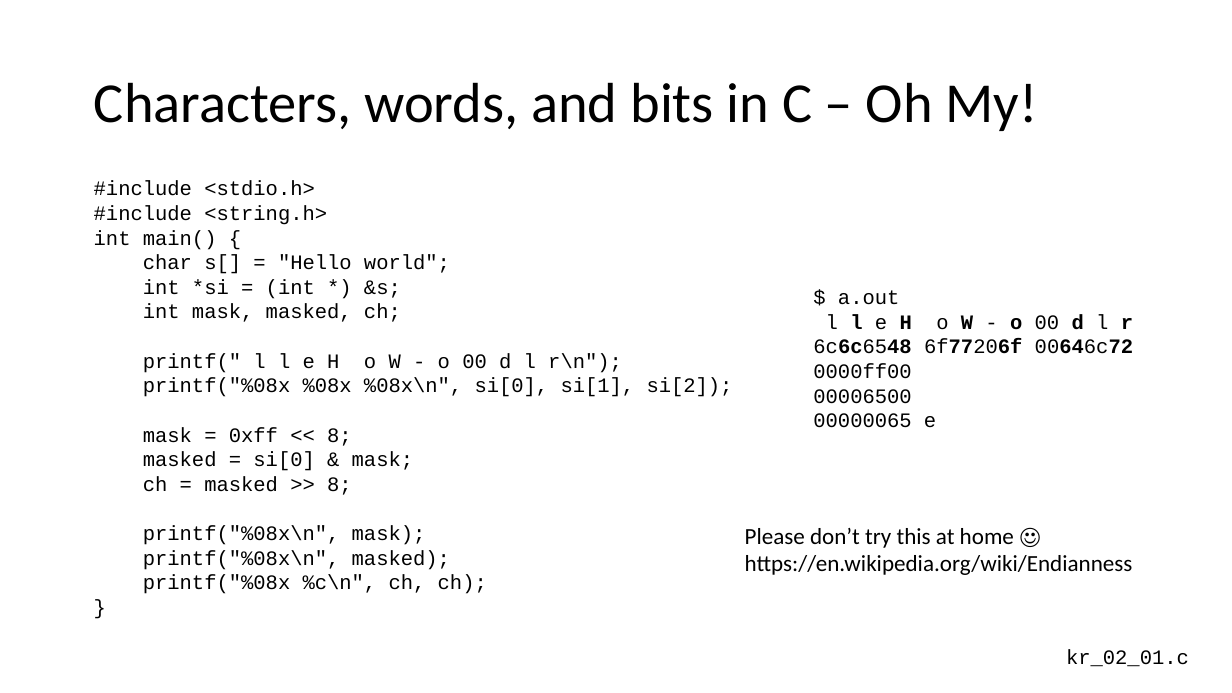
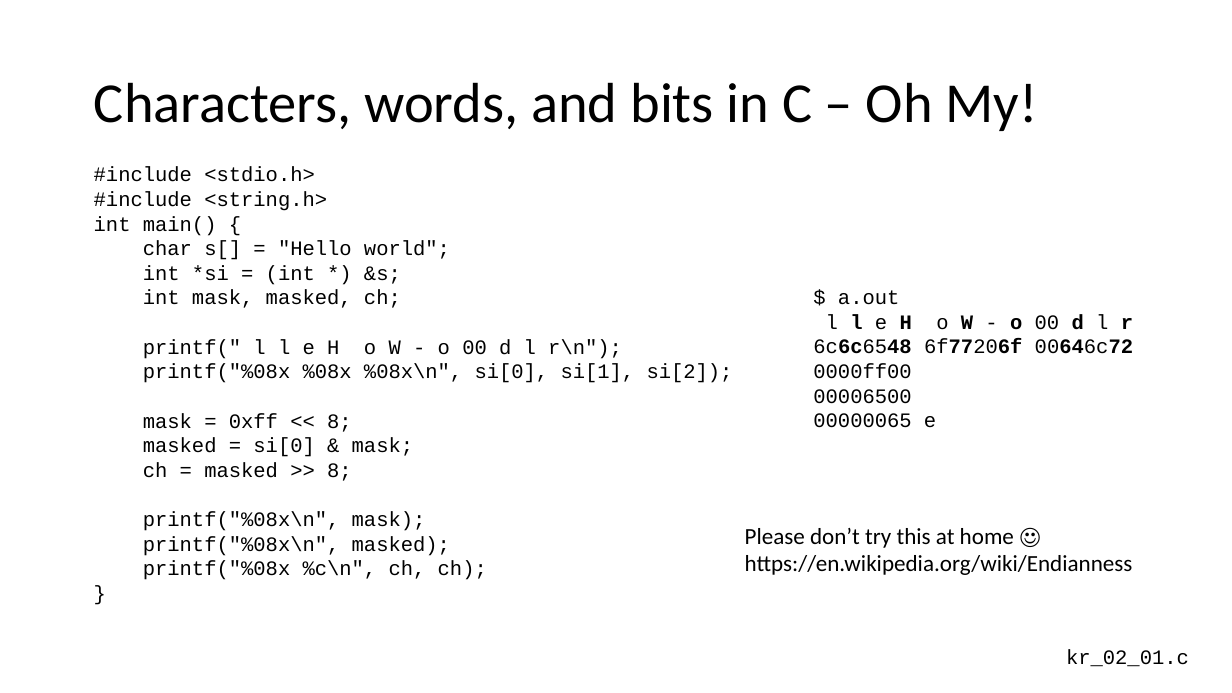
Before and after one commit to csev/cc4e, a slide deck: slide 11 of lectures/KR-2.pptx (slide 7 before the commit). Drawn at 1232x693 pixels with LibreOffice and Linux fonts; fonts in the diff are those of the drawing. Boxes give left, top, right and bottom in pixels: in the first picture for what was removed or moved away, otherwise in the second. Text is boxed around its words. In the diff, an @@ line names an element or a change of style, - is before the commit and + after.

```diff
--- a/lectures/KR-2.pptx
+++ b/lectures/KR-2.pptx
@@ text "#include <stdio.h>": place and size @@
-text "#include <stdio.h>" at [94, 181, 733, 594]
+text "#include <stdio.h>" at [94, 167, 733, 580]
```
Also in this commit, not shown: 1 other slide changed, 9 slides added, 1 slide removed, 1 other file.
